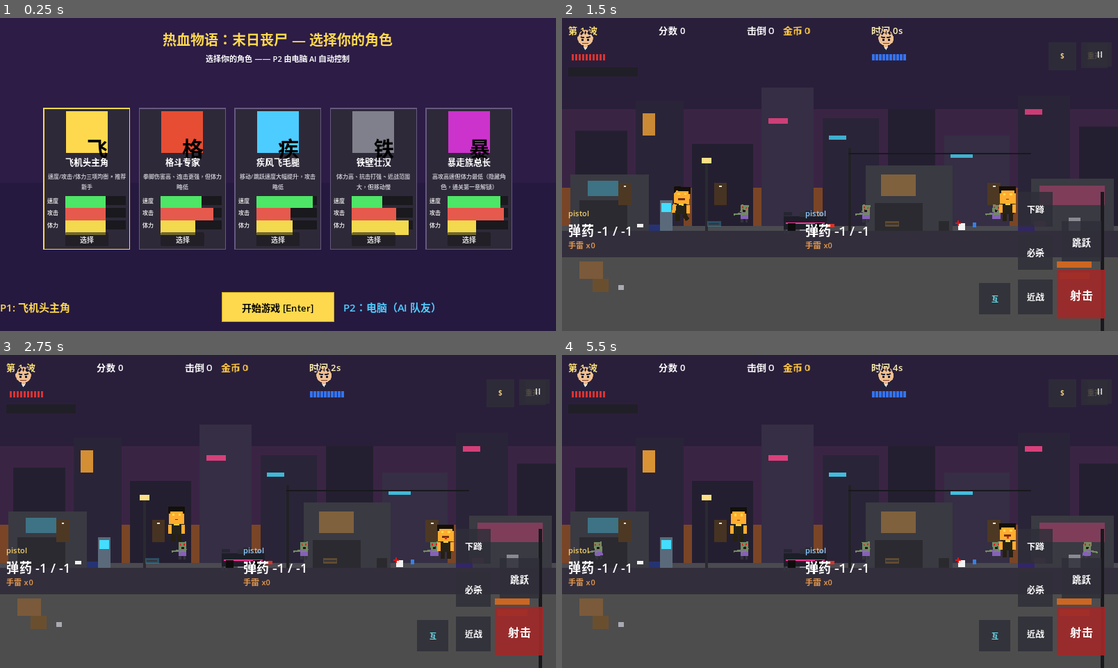
Above: before the commit, frames 1-4 (two rows, left to right).
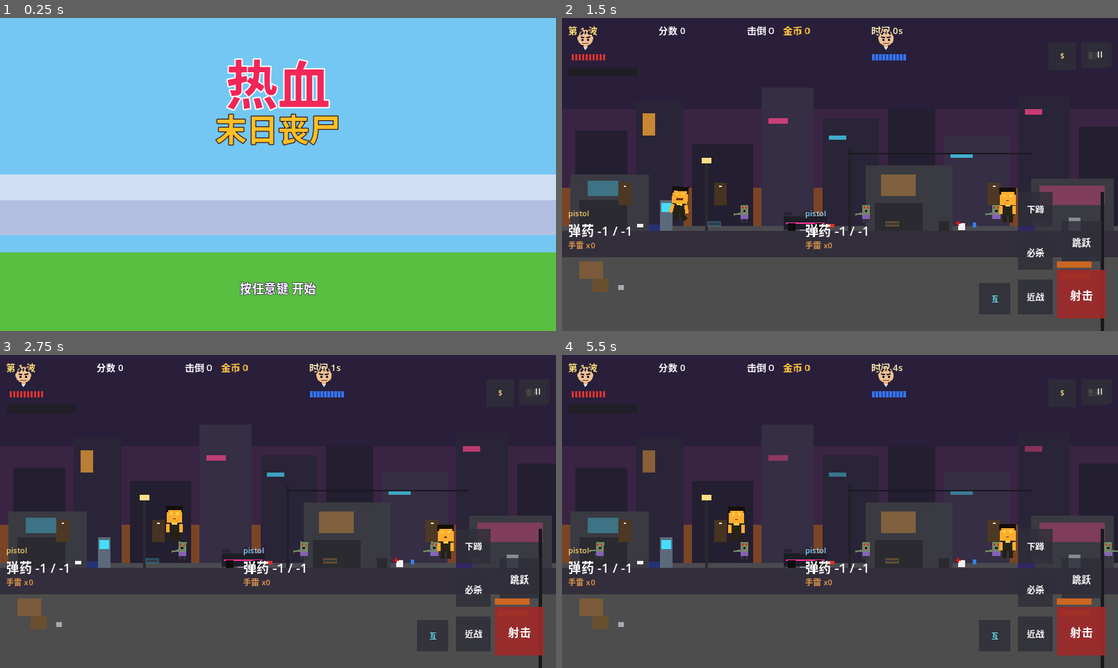
Above: after the commit, the same moments.

Repository: qq1375828505/hot-blood-zombie
Game: Godot game, scene res://scenes/title.tscn
The game is run twice, just before and just after one commit, with the same random seed, the same clock (stepped at 60 frames per second) and the same inputs. Before the commit the project starts from res://scenes/select.tscn.
Inputs (mouse positions are in pixels of both pictures, inside the frame that each line leads up to):
- Up to frame 1 (0.25 s): no input
- Up to frame 2 (1.5 s): click (840, 305) at 0.5 s, where only the run before the commit has a clickable "开始游戏 [Enter]"; tap Enter (ui_accept) at 1.25 s; move the mouse to (962, 158) at 1.27 s; hold D (move_right) from 1.28 s (still down); hold Enter (ui_accept) from 1.28 s (still down); click (962, 158) at 1.42 s
- Up to frame 3 (2.75 s): tap W (jump) at 1.52 s; release D (move_right) at 2 s; release Enter (ui_accept) at 2 s; drag from (166, 527) to (383, 564) at 2.02 s
- Up to frame 4 (5.5 s): move the mouse to (895, 442) at 2.77 s; hold A (move_left) 2.78-3.5 s; hold K (melee) 2.78-3.5 s; tap Enter (ui_accept) at 3.05 s; drag from (812, 574) to (945, 564) at 3.52 s; move the mouse to (1006, 558) at 4.27 s; hold D (move_right) 4.28-5 s; hold Enter (ui_accept) 4.28-5 s; tap Keypad 4 (p2_move_left) at 4.35 s; tap W (jump) at 4.52 s; tap R (restart) at 4.9 s; drag from (673, 464) to (945, 564) at 5.02 s

The runs differ from the first frame. In frame 1, 100% of the frame differs, in the area x 0-100%, y 0-100%; in frame 2, 0.2%; in frame 3, 0.5%; in frame 4, 0.8%.
Error after the commit: Cannot call method 'set_input_as_handled' on a null value. (res://scripts/select.gd:185)

Commit message:
V0.3.0 UI 热血化：新增开场标题画面(蓝天绿地粉红大字)，选人界面改FC风(黑底洋红边框红光标)，主场景入口改为标题

Diff:
--- a/project.godot
+++ b/project.godot
@@ -12,7 +12,7 @@
 
 config/name="热血物语：末日丧尸"
 config/description="不良少年 x 丧尸射击的 2.5D 横版动作游戏：热血不良少年持枪对抗丧尸潮，保卫城市与校园。"
-run/main_scene="res://scenes/select.tscn"
+run/main_scene="res://scenes/title.tscn"
 config/features=PackedStringArray("4.3")
 config/icon="res://icon.svg"
 
--- a/scenes/select.tscn
+++ b/scenes/select.tscn
@@ -24,13 +24,13 @@
 anchors_preset = 15
 anchor_right = 1.0
 anchor_bottom = 1.0
-color = Color(0.15, 0.1, 0.25, 1)
+color = Color(0.05, 0.05, 0.08, 1)
 
 [node name="BGTop" type="ColorRect" parent="."]
 anchors_preset = 10
 anchor_right = 1.0
 offset_bottom = 380.0
-color = Color(0.2, 0.12, 0.3, 0.5)
+color = Color(0.2, 0.05, 0.15, 0.6)
 
 [node name="TitleBar" type="VBoxContainer" parent="."]
 anchors_preset = 10
@@ -40,9 +40,11 @@
 theme_override_constants/separation = 8
 
 [node name="TitleLabel" type="Label" parent="TitleBar"]
-theme_override_colors/font_color = Color(1, 0.85, 0.3, 1)
-theme_override_font_sizes/font_size = 32
-text = "热血物语：末日丧尸 — 选择你的角色"
+theme_override_colors/font_color = Color(0.95, 0.15, 0.35, 1)
+theme_override_colors/font_outline_color = Color(1, 1, 1, 1)
+theme_override_constants/outline_size = 4
+theme_override_font_sizes/font_size = 36
+text = "选 择 战 斗 员"
 horizontal_alignment = 1
 
 [node name="SubTitleLabel" type="Label" parent="TitleBar"]
--- /dev/null
+++ b/scenes/title.tscn
@@ -0,0 +1,115 @@
+[gd_scene load_steps=2 format=3]
+
+[ext_resource type="Script" path="res://scripts/title.gd" id="1_title"]
+
+[node name="TitleScene" type="Control"]
+anchors_preset = 15
+anchor_right = 1.0
+anchor_bottom = 1.0
+script = ExtResource("1_title")
+
+[node name="Sky" type="ColorRect" parent="."]
+anchors_preset = 15
+anchor_right = 1.0
+anchor_bottom = 1.0
+color = Color(0.45, 0.78, 0.95, 1)
+
+[node name="CityFar" type="ColorRect" parent="."]
+anchors_preset = 12
+anchor_top = 1.0
+anchor_right = 1.0
+anchor_bottom = 1.0
+offset_top = -360.0
+offset_bottom = -280.0
+color = Color(0.85, 0.88, 0.95, 0.9)
+
+[node name="CityMid" type="ColorRect" parent="."]
+anchors_preset = 12
+anchor_top = 1.0
+anchor_right = 1.0
+anchor_bottom = 1.0
+offset_top = -300.0
+offset_bottom = -220.0
+color = Color(0.7, 0.75, 0.88, 1)
+
+[node name="Ground" type="ColorRect" parent="."]
+anchors_preset = 12
+anchor_top = 1.0
+anchor_right = 1.0
+anchor_bottom = 1.0
+offset_top = -180.0
+offset_bottom = 0.0
+color = Color(0.35, 0.75, 0.25, 1)
+
+[node name="TitleLayer" type="Control" parent="."]
+anchors_preset = 15
+anchor_right = 1.0
+anchor_bottom = 1.0
+
+[node name="TitleRed" type="Label" parent="TitleLayer"]
+anchors_preset = 5
+anchor_left = 0.5
+anchor_right = 0.5
+offset_left = -320.0
+offset_top = 60.0
+offset_right = 320.0
+offset_bottom = 200.0
+theme_override_colors/font_color = Color(0.95, 0.15, 0.35, 1)
+theme_override_colors/font_outline_color = Color(1, 1, 1, 1)
+theme_override_constants/outline_size = 12
+theme_override_font_sizes/font_size = 120
+text = "热血"
+horizontal_alignment = 1
+vertical_alignment = 1
+
+[node name="TitleGold" type="Label" parent="TitleLayer"]
+anchors_preset = 5
+anchor_left = 0.5
+anchor_right = 0.5
+offset_left = -300.0
+offset_top = 200.0
+offset_right = 300.0
+offset_bottom = 300.0
+theme_override_colors/font_color = Color(1.0, 0.75, 0.15, 1)
+theme_override_colors/font_outline_color = Color(0.2, 0.1, 0.1, 1)
+theme_override_constants/outline_size = 8
+theme_override_font_sizes/font_size = 72
+text = "末日丧尸"
+horizontal_alignment = 1
+vertical_alignment = 1
+
+[node name="HeroA" type="ColorRect" parent="."]
+anchors_preset = 7
+anchor_left = 0.5
+anchor_right = 0.5
+offset_left = -160.0
+offset_top = -260.0
+offset_right = -80.0
+offset_bottom = -180.0
+color = Color(0.95, 0.85, 0.3, 1)
+
+[node name="HeroB" type="ColorRect" parent="."]
+anchors_preset = 7
+anchor_left = 0.5
+anchor_right = 0.5
+offset_left = 80.0
+offset_top = -260.0
+offset_right = 160.0
+offset_bottom = -180.0
+color = Color(0.35, 0.6, 0.95, 1)
+
+[node name="PressLabel" type="Label" parent="."]
+anchors_preset = 12
+anchor_left = 0.5
+anchor_top = 1.0
+anchor_right = 0.5
+offset_left = -200.0
+offset_top = -120.0
+offset_right = 200.0
+offset_bottom = -80.0
+theme_override_colors/font_color = Color(1, 1, 1, 1)
+theme_override_colors/font_outline_color = Color(0.2, 0.1, 0.3, 1)
+theme_override_constants/outline_size = 4
+theme_override_font_sizes/font_size = 28
+text = "按任意键 开始"
+horizontal_alignment = 1
--- a/scripts/select.gd
+++ b/scripts/select.gd
@@ -42,9 +42,9 @@
 	card.size_flags_horizontal = Control.SIZE_SHRINK_CENTER
 
 	var style := StyleBoxFlat.new()
-	style.bg_color = Color(0.18, 0.16, 0.22, 1)
-	style.border_color = Color(0.4, 0.35, 0.5, 1)
-	style.set_border_width_all(2)
+	style.bg_color = Color(0.05, 0.05, 0.08, 1)
+	style.border_color = Color(1, 0.2, 0.6, 1)  # 洋红边框
+	style.set_border_width_all(3)
 	style.set_content_margin_all(8)
 	card.add_theme_stylebox_override("panel", style)
 
@@ -168,9 +168,9 @@
 		return
 	var is_p1 := CharacterData.selected_p1 == char_id
 	if is_p1:
-		st.border_color = Color(1, 0.85, 0.3, 1)  # P1：黄色
+		st.border_color = Color(1, 0.85, 0.2, 1)  # P1：黄色
 	else:
-		st.border_color = Color(0.4, 0.35, 0.5, 1)  # 未选中：灰紫
+		st.border_color = Color(1, 0.2, 0.6, 1)  # 未选中：洋红
 
 
 func _on_start() -> void:
--- /dev/null
+++ b/scripts/title.gd
@@ -0,0 +1,38 @@
+extends Control
+# 开场标题画面：还原 FC 热血系列开场
+# 浅蓝天空 + 白色城市剪影 + 绿草地 + 粉红"热血"大字 + 闪烁 PRESS START
+
+@onready var press_label: Label = $PressLabel
+@onready var title_red: Label = $TitleLayer/TitleRed
+@onready var title_gold: Label = $TitleLayer/TitleGold
+
+var _blink: float = 0.0
+var _can_advance: bool = false
+
+
+func _ready() -> void:
+	# 开场停 0.8 秒后才允许按键进入，避免误触
+	await get_tree().create_timer(0.8).timeout
+	_can_advance = true
+
+
+func _process(delta: float) -> void:
+	if _can_advance and press_label != null:
+		_blink += delta * 4.0
+		press_label.modulate.a = 0.4 + 0.6 * (0.5 + 0.5 * sin(_blink))
+
+
+func _unhandled_input(event: InputEvent) -> void:
+	if not _can_advance:
+		return
+	if event is InputEventScreenTouch and event.pressed:
+		_advance()
+	elif event.is_action_pressed("ui_accept") or event.is_action_pressed("restart"):
+		_advance()
+	elif event is InputEventKey and event.pressed:
+		_advance()
+
+
+func _advance() -> void:
+	_can_advance = false
+	get_tree().change_scene_to_file("res://scenes/select.tscn")
